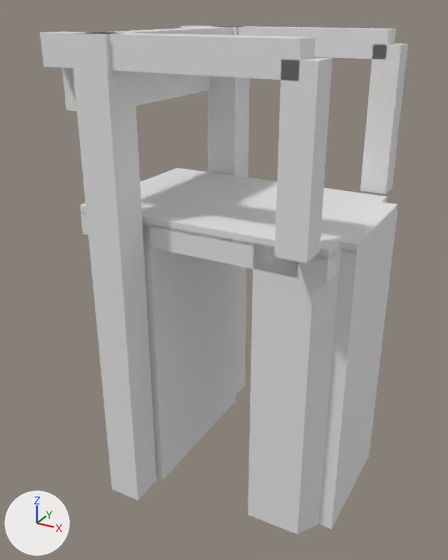
Renders of the glTF model models/de-punt/de-punt-brug-over-benedenhoofd-sluis-vries/de-punt-brug-over-benedenhoofd-sluis-vries.glb from each side of a commit.
One viewpoint serves both versions: a 50 mm lens placed at (9.08, -17.93, 6.27), pointed at (-0.54, -0.44, -2.47). The lights are fixed; the arrows at lower left show +X, +Y and +Z. The picture after the commit comes second.

Before the edit, the objects in view are built like this:
```python
ob_building_balans = bpy.data.objects.new('building:balans', me_balans)
ob_building_balans.location = (0.0, 0.0, 0.0)
ob_building_balans_2 = bpy.data.objects.new('building:balans 2', me_balans_2)
ob_building_balans_2.location = (0.0, 0.0, 0.0)
ob_building_contragewicht = bpy.data.objects.new('building:contragewicht', me_contragewicht)
ob_building_contragewicht.location = (0.0, 0.0, 0.0)
ob_building_hamei = bpy.data.objects.new('building:hamei', me_hamei)
ob_building_hamei.location = (0.0, 0.0, 0.0)
ob_building_hamei_2 = bpy.data.objects.new('building:hamei 2', me_hamei_2)
ob_building_hamei_2.location = (0.0, 0.0, 0.0)
ob_building_hangstang = bpy.data.objects.new('building:hangstang', me_hangstang)
ob_building_hangstang.location = (0.0, 0.0, 0.0)
ob_building_hangstang_2 = bpy.data.objects.new('building:hangstang 2', me_hangstang_2)
ob_building_hangstang_2.location = (0.0, 0.0, 0.0)
ob_building_portaal = bpy.data.objects.new('building:portaal', me_portaal)
ob_building_portaal.location = (0.0, 0.0, 0.0)
ob_road_voetpad_2 = bpy.data.objects.new('road:voetpad 2', me_voetpad_2)
ob_road_voetpad_2.location = (0.0, 0.0, 0.0)
# also in view: 'road:dek' at (0.0, 0.0, -0.27); 'road:voetpad' at (-0.01, 2.35, 0.18); 'road:landhoofd (aangenomen) 2' at (3.19, 0.0, -4.94); 'road:landhoofd (aangenomen)' at (-3.19, 0.0, -4.94); 'road:rijbaan lokale weg' at (0.0, 0.0, 0.18)
```
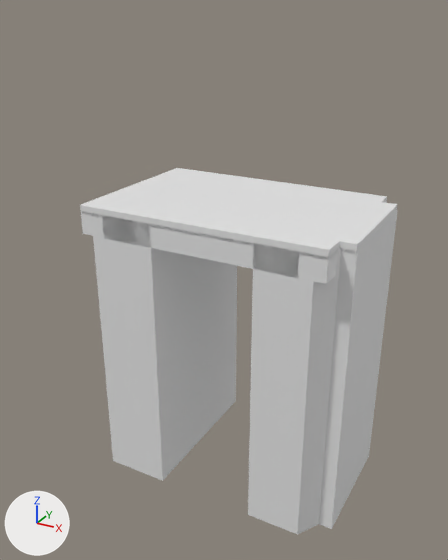
Pixel boxes (x1, y1, x2, y2) of what changed, in the pictures (448 x 560 px):
'building:hamei 2', deleted: before (70, 32, 157, 500)
'building:hangstang 2', deleted: before (275, 58, 332, 263)
'building:balans 2', deleted: before (40, 32, 315, 80)
'building:hamei', deleted: before (207, 26, 250, 395)
'building:hangstang', deleted: before (360, 43, 408, 194)
'building:balans', deleted: before (180, 26, 396, 60)
'building:contragewicht', deleted: before (62, 68, 210, 111)
'building:portaal', deleted: before (95, 26, 232, 35)

Edits to the bpy script that builds the scene:
```text
Remove ob_building_hamei:
    ob_building_hamei = bpy.data.objects.new('building:hamei', me_hamei)
    ob_building_hamei.location = (0.0, 0.0, 0.0)
Remove ob_building_hamei_2:
    ob_building_hamei_2 = bpy.data.objects.new('building:hamei 2', me_hamei_2)
    ob_building_hamei_2.location = (0.0, 0.0, 0.0)
Remove ob_building_portaal:
    ob_building_portaal = bpy.data.objects.new('building:portaal', me_portaal)
    ob_building_portaal.location = (0.0, 0.0, 0.0)
Remove ob_building_balans:
    ob_building_balans = bpy.data.objects.new('building:balans', me_balans)
    ob_building_balans.location = (0.0, 0.0, 0.0)
Remove ob_building_hangstang:
    ob_building_hangstang = bpy.data.objects.new('building:hangstang', me_hangstang)
    ob_building_hangstang.location = (0.0, 0.0, 0.0)
Remove ob_building_balans_2:
    ob_building_balans_2 = bpy.data.objects.new('building:balans 2', me_balans_2)
    ob_building_balans_2.location = (0.0, 0.0, 0.0)
Remove ob_building_hangstang_2:
    ob_building_hangstang_2 = bpy.data.objects.new('building:hangstang 2', me_hangstang_2)
    ob_building_hangstang_2.location = (0.0, 0.0, 0.0)
Remove ob_building_contragewicht:
    ob_building_contragewicht = bpy.data.objects.new('building:contragewicht', me_contragewicht)
    ob_building_contragewicht.location = (0.0, 0.0, 0.0)
```
